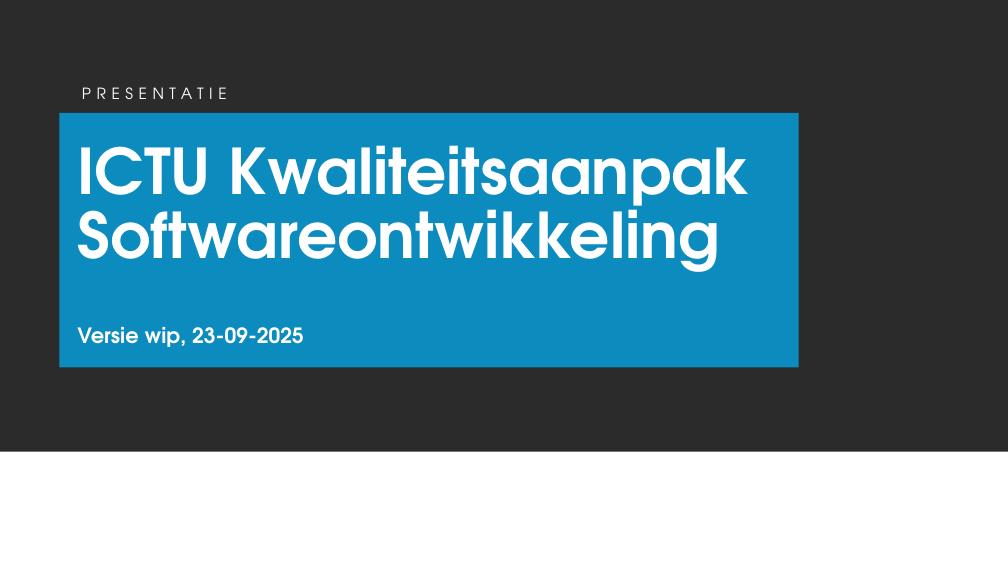
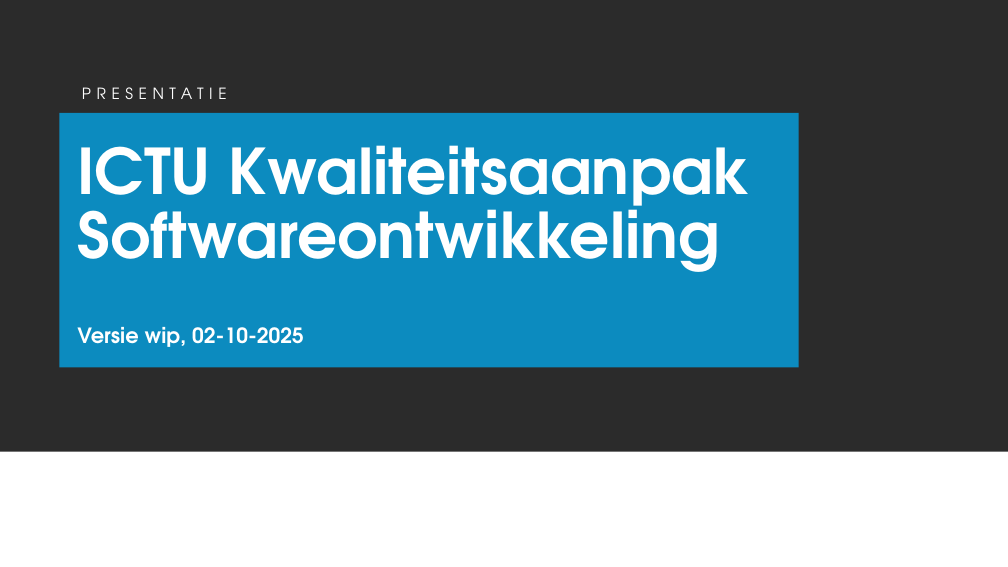
Before and after one commit to ICTU/Kwaliteitsaanpak, a slide deck: slide 1 of docs/wip/ICTU-Kwaliteitsaanpak.pptx. Drawn at 1008x567 pixels with LibreOffice and Linux fonts; fonts in the diff are those of the drawing; background and template pictures are left out; a plain dark background stands for a picture behind light text. Boxes give left, top, right and bottom in pixels: in the first picture for what was removed or moved away, otherwise in the second. Text is boxed around its words. In the diff, an @@ line names an element or a change of style, - is before the commit and + after.

```diff
--- a/docs/wip/ICTU-Kwaliteitsaanpak.pptx
+++ b/docs/wip/ICTU-Kwaliteitsaanpak.pptx
@@ subtitle at [77, 327, 304, 347]: text changed @@
-Versie wip, 23-09-2025
+Versie wip, 02-10-2025
```
Also in this commit, not shown: 22 other files.
